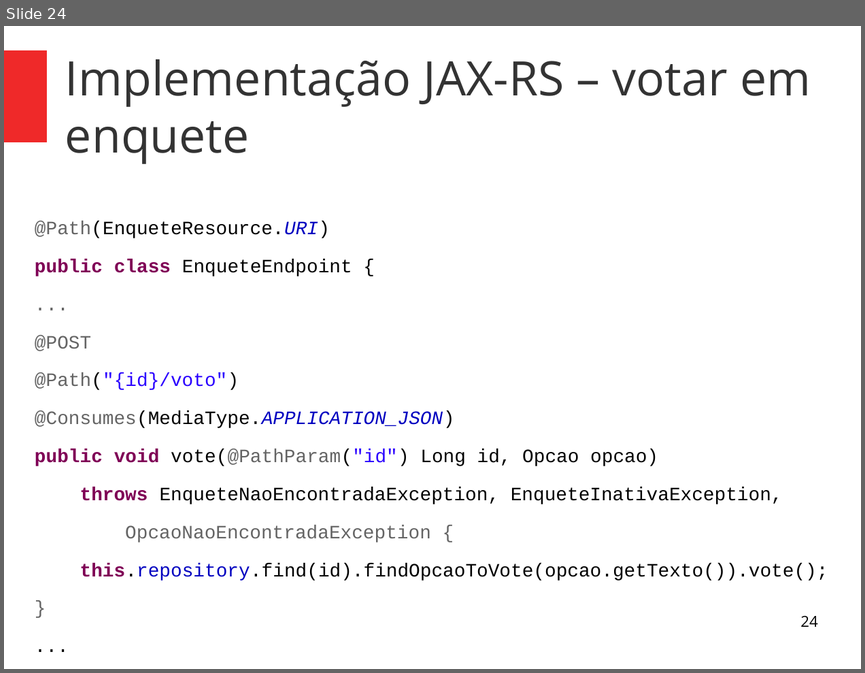
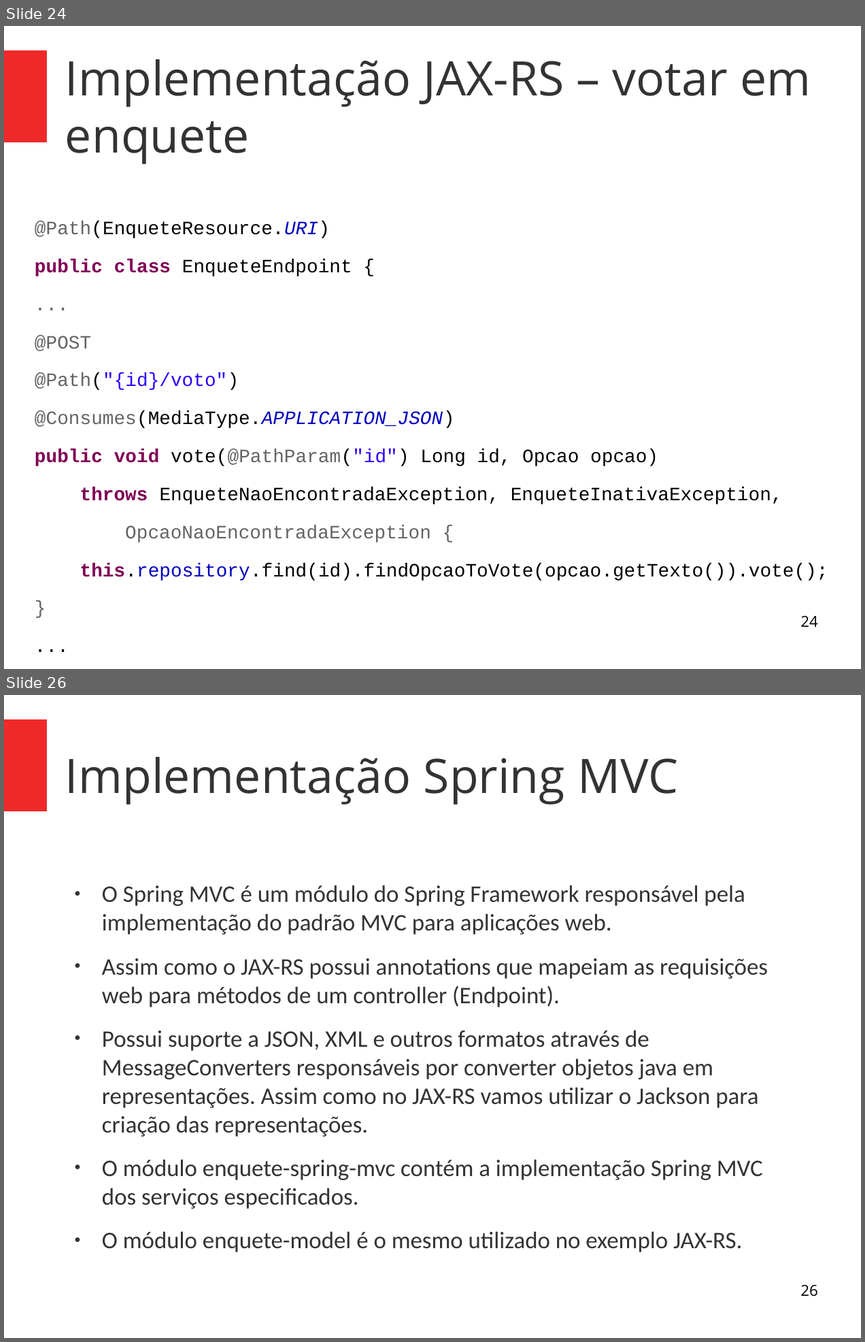
Before and after one commit to alexandrefvb/restful-webservices-workshop, a slide deck: apresentacao/parte2-pratica.odp. Shown one above the other, each under a label of ours: slide 24 before the commit, slides 24 and 26 after it; the slides between them are not shown. The pictures are 865x673 and 865x1342 pixels, drawn with LibreOffice and Linux fonts; fonts in the diff are those of the drawing. Boxes give left, top, right and bottom in pixels: in the first picture for what was removed or moved away, otherwise in the second. Text is boxed around its words. In the diff, an @@ line names an element or a change of style, - is before the commit and + after.

Commit message:
Apresentacao parte 2 - Spring MVC

```diff
--- a/apresentacao/parte2-pratica.odp
+++ b/apresentacao/parte2-pratica.odp
@@ slide 26 added at [4, 695, 861, 1338], background #FFFFFF; not listed: 1 template element that a slide beside it also shows @@
@@ title added at [65, 757, 678, 804], 44 pt, text #333333 @@
+Implementação Spring MVC
@@ text added at [102, 885, 768, 1252], 22 pt, text #333333 @@
+● O Spring MVC é um módulo do Spring Framework responsável pela implementação do padrão MVC para aplicações web.
+● Assim como o JAX-RS possui annotations que mapeiam as requisições web para métodos de um controller (Endpoint).
+● Possui suporte a JSON, XML e outros formatos através de MessageConverters responsáveis por converter objetos java em representações. Assim como no JAX-RS vamos utilizar o Jackson para criação das representações.
+● O módulo enquete-spring-mvc contém a implementação Spring MVC dos serviços especificados.
+● O módulo enquete-model é o mesmo utilizado no exemplo JAX-RS.
@@ page number added at [800, 1285, 817, 1296], 14 pt, text #000000 @@
+26
```
Also in this commit, not shown: 4 slides changed, 13 other slides added, 2 other files.
